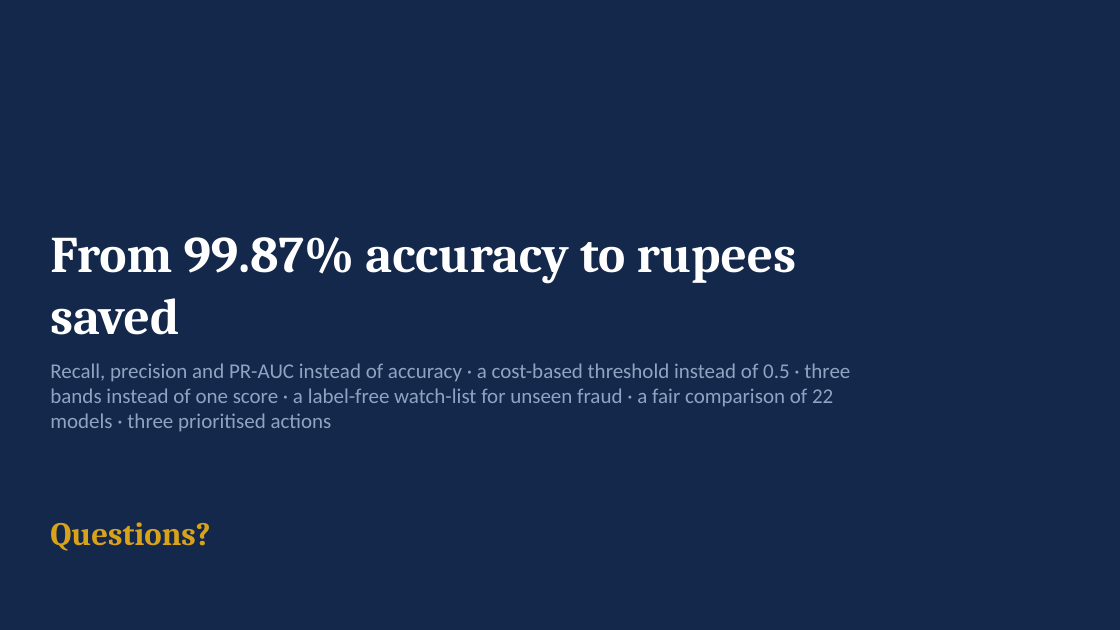
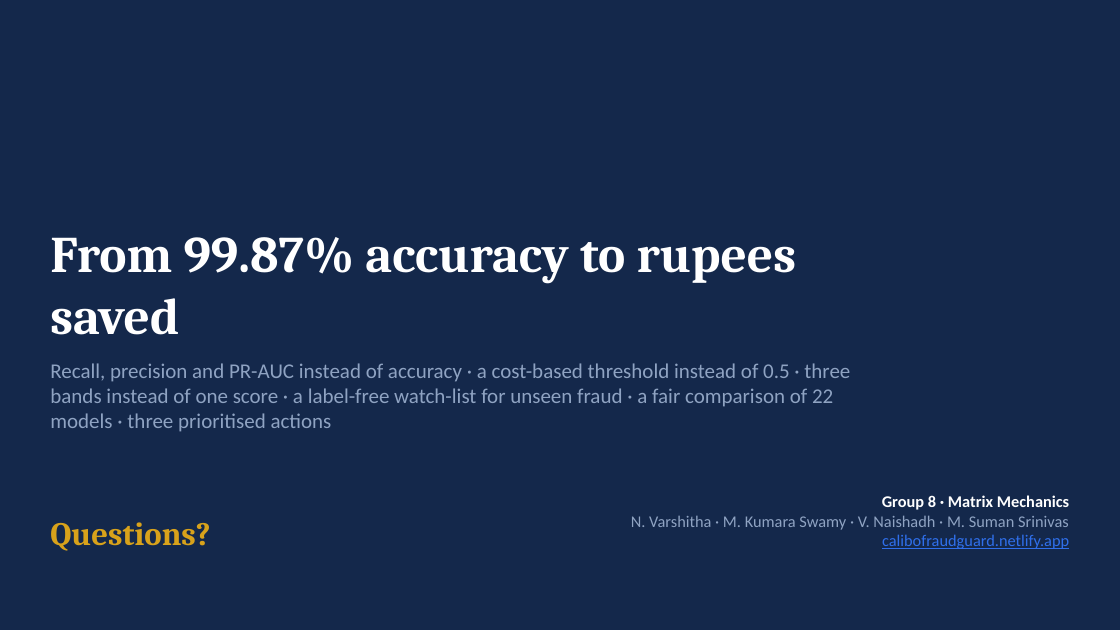
Before and after one commit to naishadhvytla/hackathon01calibo, a slide deck: slide 27 of docs/FraudGuard_Presentation.pptx (slide 26 before the commit). Drawn at 1120x630 pixels with LibreOffice and Linux fonts; fonts in the diff are those of the drawing. Boxes give left, top, right and bottom in pixels: in the first picture for what was removed or moved away, otherwise in the second. Text is boxed around its words. In the diff, an @@ line names an element or a change of style, - is before the commit and + after.

Commit message:
Team details, live URL, PS ownership; fix overlapping chart titles
- Group 8 · Matrix Mechanics, members and https://calibofraudguard.netlify.app/ in the deck, all Word documents, README, notebook, web app and Streamlit demo
- Problem-statement owners: PS1-2 N. Varshitha, PS3-4 M. Kumara Swamy, PS5-6 V. Naishadh, PS7-8 M. Suman Srinivas
- Deck: new team/ownership slide, presenter named on every slide, placeholders replaced, demo screenshots retaken (27 slides)
- Figures: super-titles moved above panel titles (fixes overlap on the fraud-by-amount/hour slide and six other charts); notebooks re-executed, every number unchanged
- README .docx: code blocks and table widths readable

```diff
--- a/docs/FraudGuard_Presentation.pptx
+++ b/docs/FraudGuard_Presentation.pptx
@@ text added at <box>631,495,1069,549</box>, 14 pt, text #8FA3C2 @@
+Group 8 · Matrix Mechanics
+N. Varshitha · M. Kumara Swamy · V. Naishadh · M. Suman Srinivas
+calibofraudguard.netlify.app
```
Also in this commit, not shown: 25 other slides changed, 1 slide added, 32 other files.
